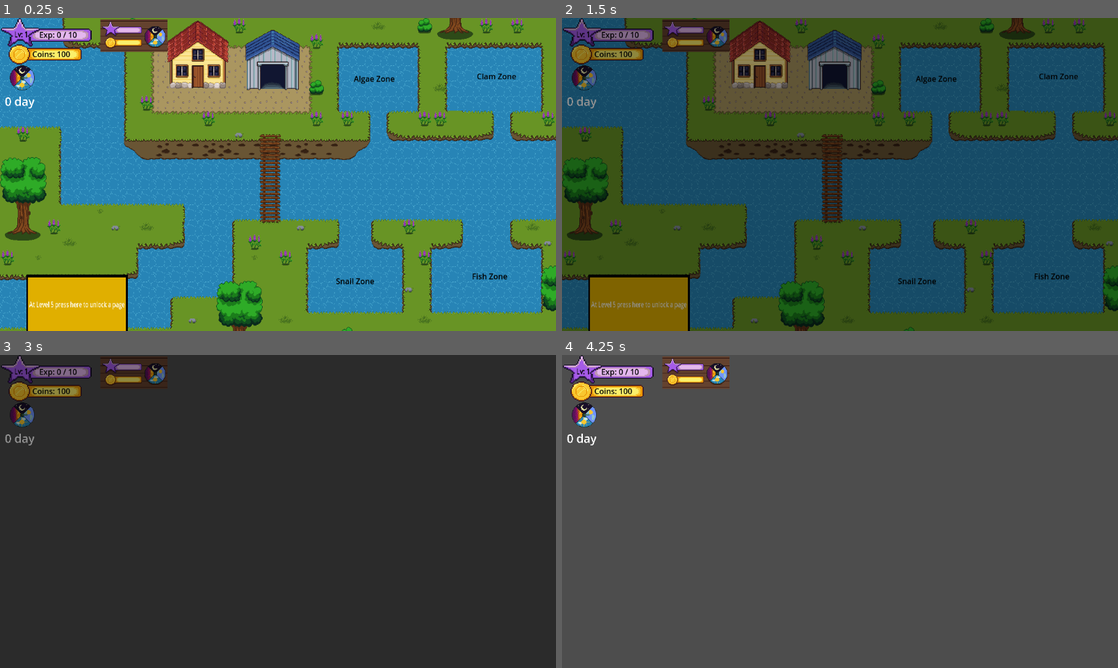
Above: before the commit, frames 1-4 (two rows, left to right).
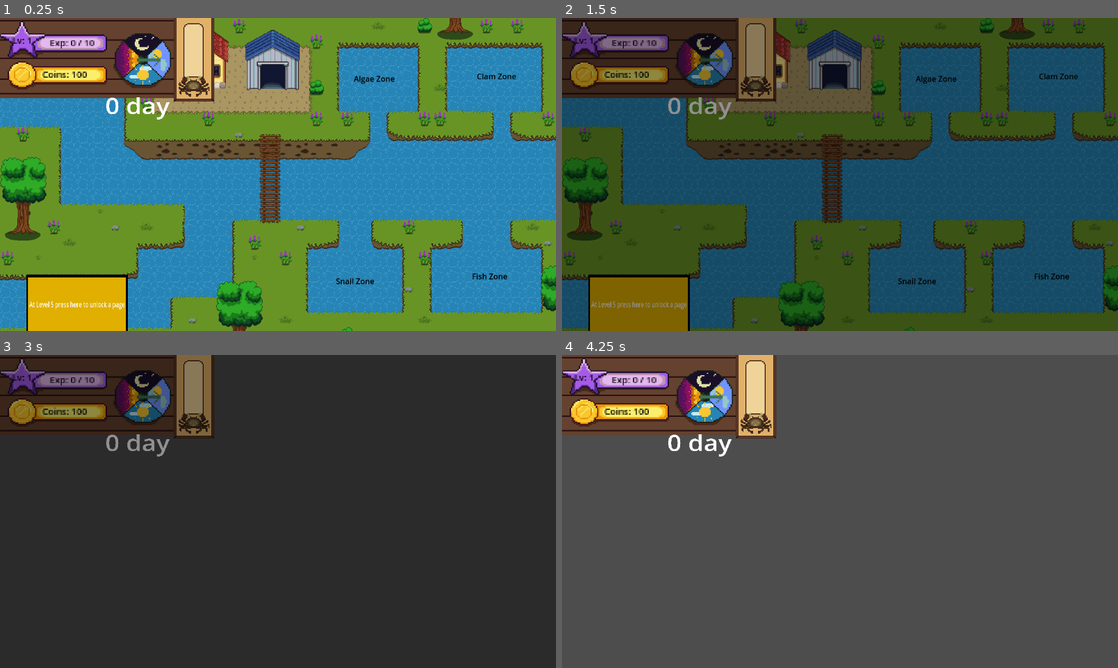
Above: after the commit, the same moments.

Repository: Fraper11/Mitten-Mayhem
Game: Godot game, scene res://Scenes/Map_test.tscn
Two runs of this game, one before a commit and one after it. Both use one fixed random seed, a clock stepped at 60 frames per second and the inputs below.
Inputs (mouse positions are in pixels of both pictures, inside the frame that each line leads up to):
- Up to frame 1 (0.25 s): no input
- Up to frame 2 (1.5 s): tap Enter at 0.5 s; move the mouse to (762, 55) at 0.52 s; click (762, 55) at 0.67 s; move the mouse to (956, 243) at 1.27 s; click (956, 243) at 1.42 s
- Up to frame 3 (3 s): tap Enter at 2, 2.75 s; move the mouse to (272, 398) at 2.02 s; click (272, 398) at 2.17 s; move the mouse to (389, 545) at 2.77 s; click (389, 545) at 2.92 s
- Up to frame 4 (4.25 s): tap Space at 3.5 s; move the mouse to (1006, 558) at 3.52 s; click (1006, 558) at 3.67 s

The runs differ from the first frame. In frame 1, 9.6% of the frame differs, in the area x 0-39%, y 0-33%; in frame 2, 9.3%; in frame 3, 6.6%; in frame 4, 9.7%.

Commit message:
changes
new changes

Diff:
--- a/Scenes/exp_currency_test.tscn
+++ b/Scenes/exp_currency_test.tscn
@@ -1,15 +1,29 @@
-[gd_scene load_steps=11 format=3 uid="uid://dgme2wc6oy8xb"]
+[gd_scene load_steps=16 format=3 uid="uid://dgme2wc6oy8xb"]
 
 [ext_resource type="Script" uid="uid://boauka0rkcxvy" path="res://Scripts/exp_currency_test.gd" id="1_qigve"]
-[ext_resource type="Texture2D" uid="uid://hit6x7tlmuxj" path="res://Assets/exp02.png" id="2_o3nse"]
-[ext_resource type="Texture2D" uid="uid://ca31b7avtflht" path="res://Assets/money01.png" id="3_gohdl"]
 [ext_resource type="Script" uid="uid://dx4onhidvcliq" path="res://Scripts/timecontrol.gd" id="4_mvagk"]
-[ext_resource type="Texture2D" uid="uid://c3f00oi7gypo7" path="res://Assets/clock01.png" id="5_y6buv"]
 [ext_resource type="Texture2D" uid="uid://qslhfcc6e2lw" path="res://Assets/EMclpointer01.png" id="6_pus01"]
 [ext_resource type="Texture2D" uid="uid://b0ff7igek3suu" path="res://Assets/Mclpointer01.png" id="7_usbst"]
 [ext_resource type="Texture2D" uid="uid://dfml8l5tv15dm" path="res://Assets/Eclpointer01.png" id="8_dx5y2"]
+[ext_resource type="Texture2D" uid="uid://db1r7pm4nqkqb" path="res://Assets/Meters/dangerm03.png" id="9_dx5y2"]
 [ext_resource type="Texture2D" uid="uid://bs7qi5ke528s4" path="res://Assets/Nclpoint01.png" id="9_n4xhf"]
+[ext_resource type="Texture2D" uid="uid://bnq1kfd8auoo0" path="res://Assets/Meters/dmTop01.png" id="9_pus01"]
+[ext_resource type="Script" uid="uid://do8j2ouiwlb22" path="res://Scenes/crabmeter.gd" id="9_usbst"]
+[ext_resource type="Texture2D" uid="uid://bbtcasydkejr" path="res://Assets/Meters/dmMiddle01.png" id="10_usbst"]
 [ext_resource type="Texture2D" uid="uid://c3xa2n731gwd8" path="res://Assets/Meters/board01.png" id="10_y6buv"]
+[ext_resource type="Texture2D" uid="uid://1o0g1ipj8lsh" path="res://Assets/Meters/dmbottom01.png" id="11_dx5y2"]
+
+[sub_resource type="LabelSettings" id="LabelSettings_usbst"]
+font_size = 7
+font_color = Color(3.6161753e-05, 0.0013174457, 0.0035881836, 1)
+
+[sub_resource type="LabelSettings" id="LabelSettings_dx5y2"]
+font_size = 7
+font_color = Color(0.016765147, 0.000114521856, 0.014641636, 1)
+
+[sub_resource type="LabelSettings" id="LabelSettings_n4xhf"]
+font_size = 7
+font_color = Color(0, 0, 0, 1)
 
 [node name="ExpCurrencyTest" type="Control"]
 z_index = 100
@@ -17,125 +31,116 @@
 anchors_preset = 15
 anchor_right = 1.0
 anchor_bottom = 1.0
+offset_left = -12.0
+offset_top = -6.0
+offset_right = -12.0
+offset_bottom = -6.0
 grow_horizontal = 2
 grow_vertical = 2
 mouse_filter = 2
 script = ExtResource("1_qigve")
 metadata/_edit_use_anchors_ = true
 
-[node name="LvExpBar" type="Control" parent="."]
-layout_mode = 1
-anchors_preset = 0
-offset_left = 2.0
-offset_top = 1.0
-offset_right = 42.0
-offset_bottom = 41.0
+[node name="Board01" type="Sprite2D" parent="."]
+position = Vector2(189, 87)
+scale = Vector2(2.706828, 2.5242734)
+texture = ExtResource("10_y6buv")
 
-[node name="TextureRect" type="TextureRect" parent="LvExpBar"]
-layout_mode = 1
-anchors_preset = 5
-anchor_left = 0.5
-anchor_right = 0.5
-offset_left = -20.0
-offset_right = 104.61539
-offset_bottom = 40.0
-grow_horizontal = 2
-scale = Vector2(1.5600195, 1.44)
-texture = ExtResource("2_o3nse")
-expand_mode = 3
+[node name="currency" type="Label" parent="Board01"]
+offset_left = -33.0
+offset_top = 9.0
+offset_right = 5.0
+offset_bottom = 32.0
+label_settings = SubResource("LabelSettings_usbst")
 
-[node name="Level" type="Label" parent="LvExpBar"]
-layout_mode = 1
-anchors_preset = 5
-anchor_left = 0.5
-anchor_right = 0.5
-offset_left = 8.0
-offset_top = 21.0
-offset_right = 48.0
-offset_bottom = 44.0
-grow_horizontal = 2
-scale = Vector2(0.8, 1)
-theme_override_colors/font_color = Color(0, 0, 0, 1)
-text = "Lv: 1"
+[node name="Level" type="Label" parent="Board01"]
+offset_left = -56.0
+offset_top = -19.5
+offset_right = -35.5
+offset_bottom = 3.5
+label_settings = SubResource("LabelSettings_dx5y2")
 
-[node name="Experience" type="Label" parent="LvExpBar"]
-layout_mode = 1
-anchors_preset = 5
-anchor_left = 0.5
-anchor_right = 0.5
-offset_left = 61.0
-offset_top = 22.0
-offset_right = 132.0
-offset_bottom = 45.0
-grow_horizontal = 2
-theme_override_colors/font_color = Color(0, 0, 0, 1)
-text = "exp: 1/10"
+[node name="Experience" type="Label" parent="Board01"]
+offset_left = -29.5
+offset_top = -17.5
+offset_right = 6.0
+offset_bottom = 5.5
+label_settings = SubResource("LabelSettings_n4xhf")
 
-[node name="CurrencyBar" type="Control" parent="."]
-layout_mode = 1
-anchors_preset = 0
-offset_left = 26.0
-offset_top = 56.0
-offset_right = 66.0
-offset_bottom = 96.0
-
-[node name="TextureRect" type="TextureRect" parent="CurrencyBar"]
-layout_mode = 0
-offset_left = -12.0
-offset_top = -3.0
-offset_right = 116.0
-offset_bottom = 37.0
-scale = Vector2(1.24, 1.1600003)
-texture = ExtResource("3_gohdl")
-expand_mode = 3
-
-[node name="Currency" type="Label" parent="CurrencyBar"]
-layout_mode = 1
-offset_left = 41.0
-offset_top = 7.0
-offset_right = 88.0
-offset_bottom = 30.0
-theme_override_colors/font_color = Color(0, 0, 0, 1)
-text = "Coins:"
-
-[node name="timechange" type="Node2D" parent="."]
-position = Vector2(46, 124.00001)
-scale = Vector2(0.07999022, 0.07999999)
+[node name="timechange" type="Node2D" parent="Board01"]
+position = Vector2(43.999992, 2.5)
+scale = Vector2(0.06408438, 0.06125713)
 script = ExtResource("4_mvagk")
 
-[node name="Clock01" type="Sprite2D" parent="timechange"]
-scale = Vector2(0.99999994, 0.99999994)
-texture = ExtResource("5_y6buv")
-
-[node name="EMclpointer01" type="Sprite2D" parent="timechange"]
+[node name="EMclpointer01" type="Sprite2D" parent="Board01/timechange"]
 position = Vector2(70, 0)
-scale = Vector2(0.99999994, 0.99999994)
+scale = Vector2(2, 2)
 texture = ExtResource("6_pus01")
 
-[node name="Mclpointer01" type="Sprite2D" parent="timechange"]
-visible = false
+[node name="Mclpointer01" type="Sprite2D" parent="Board01/timechange"]
 position = Vector2(0, 70)
-scale = Vector2(0.99999994, 0.99999994)
+scale = Vector2(2, 2)
 texture = ExtResource("7_usbst")
 
-[node name="Eclpointer01" type="Sprite2D" parent="timechange"]
-visible = false
+[node name="Eclpointer01" type="Sprite2D" parent="Board01/timechange"]
 position = Vector2(-69.99994, 0)
-scale = Vector2(0.99999994, 0.99999994)
+scale = Vector2(2, 2)
 texture = ExtResource("8_dx5y2")
 
-[node name="Nclpoint01" type="Sprite2D" parent="timechange"]
-visible = false
+[node name="Nclpoint01" type="Sprite2D" parent="Board01/timechange"]
 position = Vector2(0, -70)
+scale = Vector2(2, 2)
 texture = ExtResource("9_n4xhf")
 
-[node name="Label" type="Label" parent="timechange"]
+[node name="Label" type="Label" parent="Board01/timechange"]
 offset_left = -450.055
 offset_top = 399.99997
 offset_right = 409.945
 offset_bottom = 809.0
 theme_override_font_sizes/font_size = 300
 
-[node name="Board01" type="Sprite2D" parent="."]
-position = Vector2(278, 37)
-texture = ExtResource("10_y6buv")
+[node name="Dangerm02" type="Sprite2D" parent="."]
+position = Vector2(414, 89)
+scale = Vector2(2, 2)
+texture = ExtResource("9_dx5y2")
+script = ExtResource("9_usbst")
+
+[node name="Dmbottom01" type="Sprite2D" parent="Dangerm02"]
+position = Vector2(-0.5, 15.5)
+texture = ExtResource("11_dx5y2")
+
+[node name="DmMiddle01" type="Sprite2D" parent="Dangerm02"]
+position = Vector2(-0.5, 9.5)
+texture = ExtResource("10_usbst")
+
+[node name="DmMiddle02" type="Sprite2D" parent="Dangerm02"]
+position = Vector2(-0.5, 4.5)
+texture = ExtResource("10_usbst")
+
+[node name="DmMiddle03" type="Sprite2D" parent="Dangerm02"]
+position = Vector2(-0.5, -0.5)
+texture = ExtResource("10_usbst")
+
+[node name="DmMiddle04" type="Sprite2D" parent="Dangerm02"]
+position = Vector2(-0.5, -5.5)
+texture = ExtResource("10_usbst")
+
+[node name="DmMiddle05" type="Sprite2D" parent="Dangerm02"]
+position = Vector2(-0.5, -10.5)
+texture = ExtResource("10_usbst")
+
+[node name="DmMiddle06" type="Sprite2D" parent="Dangerm02"]
+position = Vector2(-0.5, -15.5)
+texture = ExtResource("10_usbst")
+
+[node name="DmMiddle07" type="Sprite2D" parent="Dangerm02"]
+position = Vector2(-0.5, -20.5)
+texture = ExtResource("10_usbst")
+
+[node name="DmMiddle08" type="Sprite2D" parent="Dangerm02"]
+position = Vector2(-0.5, -25.5)
+texture = ExtResource("10_usbst")
+
+[node name="DmTop01" type="Sprite2D" parent="Dangerm02"]
+position = Vector2(-0.5, -31.5)
+texture = ExtResource("9_pus01")
--- a/Scripts/TimecontrolData.gd
+++ b/Scripts/TimecontrolData.gd
@@ -13,6 +13,8 @@
 
 func skip():
 	actionnow=0
+	if (phase_of_day!=0):
+		EnemySpawner.spawn_crab(1)
 	next_phase()
 
 func action():
--- a/Scripts/crab_data.gd
+++ b/Scripts/crab_data.gd
@@ -3,8 +3,5 @@
 @onready var crab_population : int = 0
 
 func addCrab (crab : int):
-	crab_population =+ crab
-
-
-func meter_update():
-	pass
+	crab_population += crab
+	print(crab_population)
--- a/Scripts/exp_currency_test.gd
+++ b/Scripts/exp_currency_test.gd
@@ -1,10 +1,11 @@
 extends Control
 
-@onready var label_currency: Label = $CurrencyBar/Currency
-@onready var label_level: Label = $LvExpBar/Level
-@onready var label_experience: Label = $LvExpBar/Experience
+@onready var label_currency: Label = $Board01/currency
+@onready var label_level: Label = $Board01/Level
+@onready var label_experience: Label = $Board01/Experience
 
 func _process(delta):
+	pass
 	label_level.text = "Lv: %d" % PlayerData.level
 	label_currency.text = "Coins: %d" % PlayerData.currency
 	label_experience.text = " Exp: %d / %d" %[PlayerData.experience,PlayerData.exp_to_next_level]
Not shown, added: Assets/Meters/dangerm02.png.import
Not shown, added: Assets/Meters/dmMiddle01.png.import
Not shown, added: Assets/Meters/dmTop01.png.import
Not shown, added: Assets/Meters/dmbottom01.png.import
